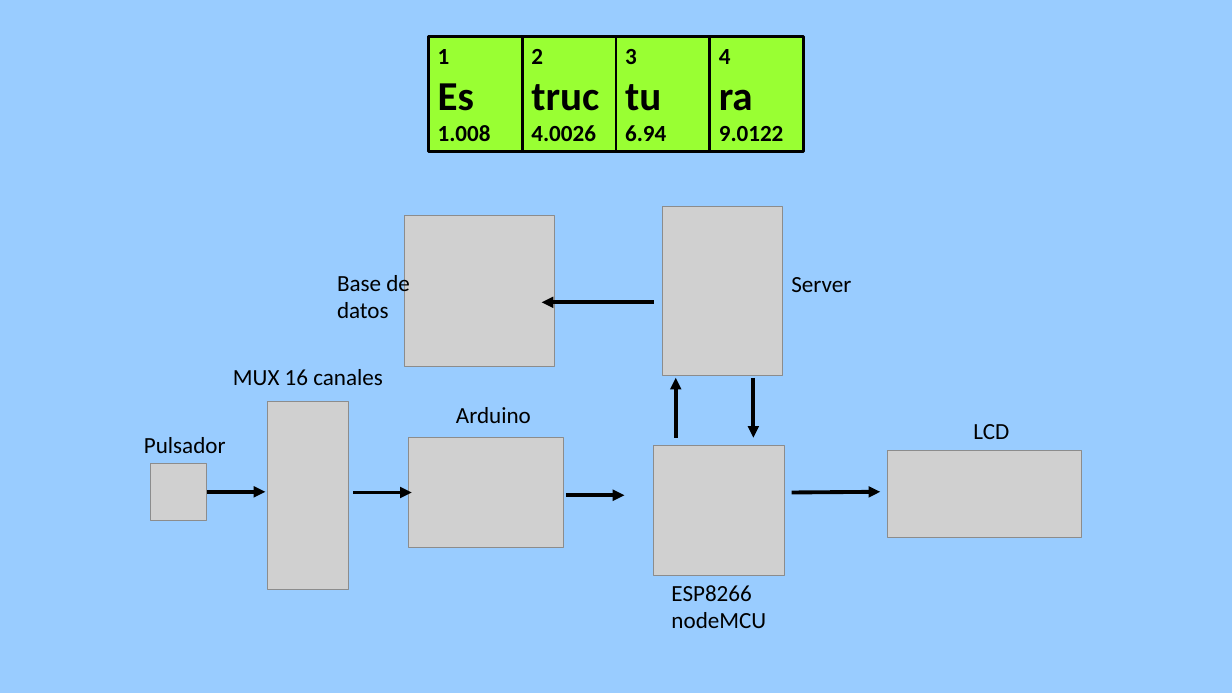
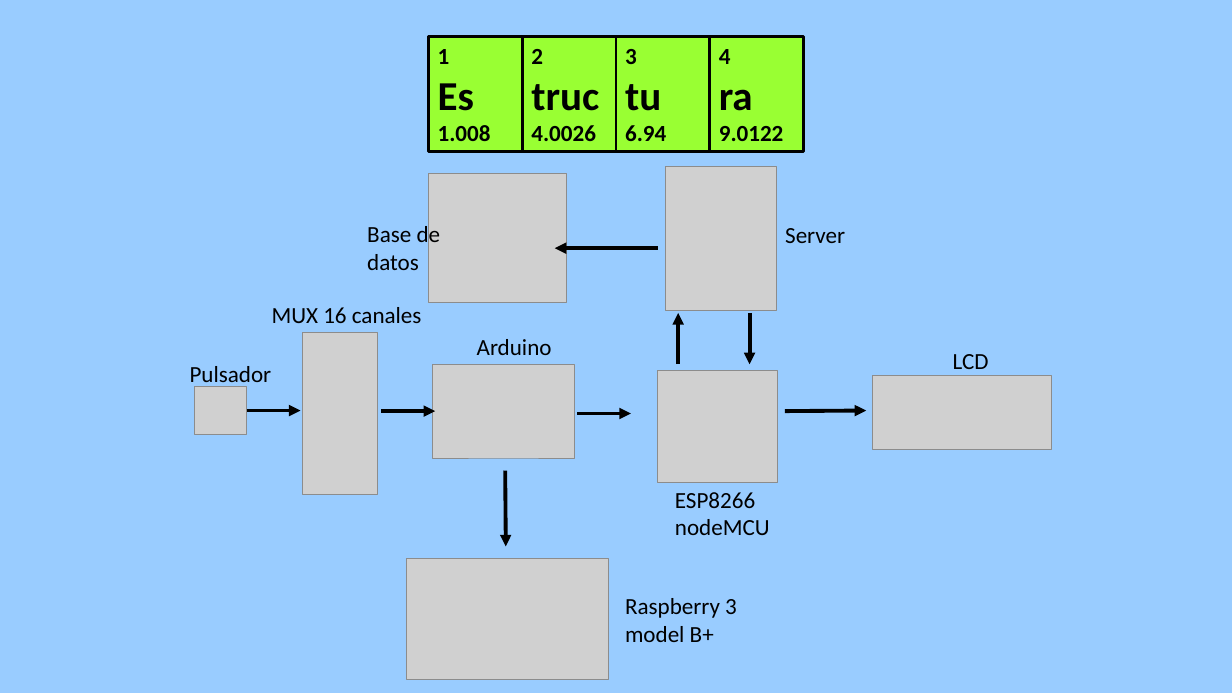
Before and after one commit to javiviera8/NuestraTablaPeriodica, a slide deck: slide 2 of DOCUMENTACION/3ª Iteracion/Presentacion Proyecto Tabla Periodica 3ªIteracion.pptx. Drawn at 1232x693 pixels with LibreOffice and Linux fonts; fonts in the diff are those of the drawing; grey boxes stand for pictures. Boxes give left, top, right and bottom in pixels: in the first picture for what was removed or moved away, otherwise in the second. Text is boxed around its words. In the diff, an @@ line names an element or a change of style, - is before the commit and + after.

```diff
--- a/DOCUMENTACION/3ª Iteracion/Presentacion Proyecto Tabla Periodica 3ªIteracion.pptx
+++ b/DOCUMENTACION/3ª Iteracion/Presentacion Proyecto Tabla Periodica 3ªIteracion.pptx
@@ picture resized from (x1=404, y1=215, x2=555, y2=366) to (x1=429, y1=174, x2=567, y2=303) @@
@@ picture resized from (x1=663, y1=207, x2=783, y2=375) to (x1=666, y1=166, x2=776, y2=311) @@
@@ text "Base de datos" moved from (x1=337, y1=271, x2=410, y2=318) to (x1=367, y1=223, x2=441, y2=270) @@
@@ text "Server" moved from (x1=791, y1=277, x2=851, y2=292) to (x1=785, y1=228, x2=845, y2=243) @@
@@ arrow moved from (653, 302) - (542, 302) to (658, 249) - (555, 249) @@
@@ text "MUX 16 canales" moved from (x1=233, y1=369, x2=383, y2=385) to (x1=272, y1=307, x2=422, y2=323) @@
@@ text "Arduino" moved from (x1=456, y1=407, x2=531, y2=423) to (x1=477, y1=339, x2=552, y2=355) @@
@@ arrow moved from (676, 438) - (676, 378) to (678, 364) - (678, 313) @@
@@ arrow moved from (753, 378) - (753, 438) to (750, 313) - (750, 364) @@
@@ text "Pulsador" rewrapped from (x1=144, y1=437, x2=226, y2=453) to (x1=190, y1=366, x2=272, y2=388) @@
@@ picture resized from (x1=267, y1=401, x2=348, y2=590) to (x1=302, y1=333, x2=377, y2=494) @@
@@ text "LCD" moved from (x1=973, y1=424, x2=1009, y2=439) to (x1=953, y1=354, x2=989, y2=369) @@
@@ picture resized from (x1=151, y1=464, x2=207, y2=520) to (x1=195, y1=386, x2=247, y2=434) @@
@@ picture resized from (x1=409, y1=438, x2=563, y2=548) to (x1=433, y1=364, x2=575, y2=458) @@
@@ picture resized from (x1=653, y1=445, x2=784, y2=576) to (x1=658, y1=371, x2=778, y2=482) @@
@@ picture resized from (x1=887, y1=451, x2=1081, y2=538) to (x1=873, y1=375, x2=1052, y2=449) @@
@@ arrow moved from (207, 492) - (265, 492) to (247, 410) - (300, 410) @@
@@ arrow moved from (353, 493) - (412, 493) to (382, 411) - (435, 411) @@
@@ arrow moved from (566, 495) - (625, 495) to (578, 414) - (631, 414) @@
@@ arrow moved from (792, 493) - (881, 492) to (785, 411) - (866, 410) @@
@@ arrow added from (506, 470) to (506, 546), #000000 3 pt @@
@@ text "ESP8266 nodeMCU" moved from (x1=671, y1=585, x2=766, y2=628) to (x1=675, y1=492, x2=770, y2=535) @@
@@ picture added at (x1=407, y1=558, x2=608, y2=679) @@
@@ text added at (x1=625, y1=598, x2=737, y2=642), 18 pt, text #000000 @@
+Raspberry 3 model B+
```
Also in this commit, not shown: 2 other files.
